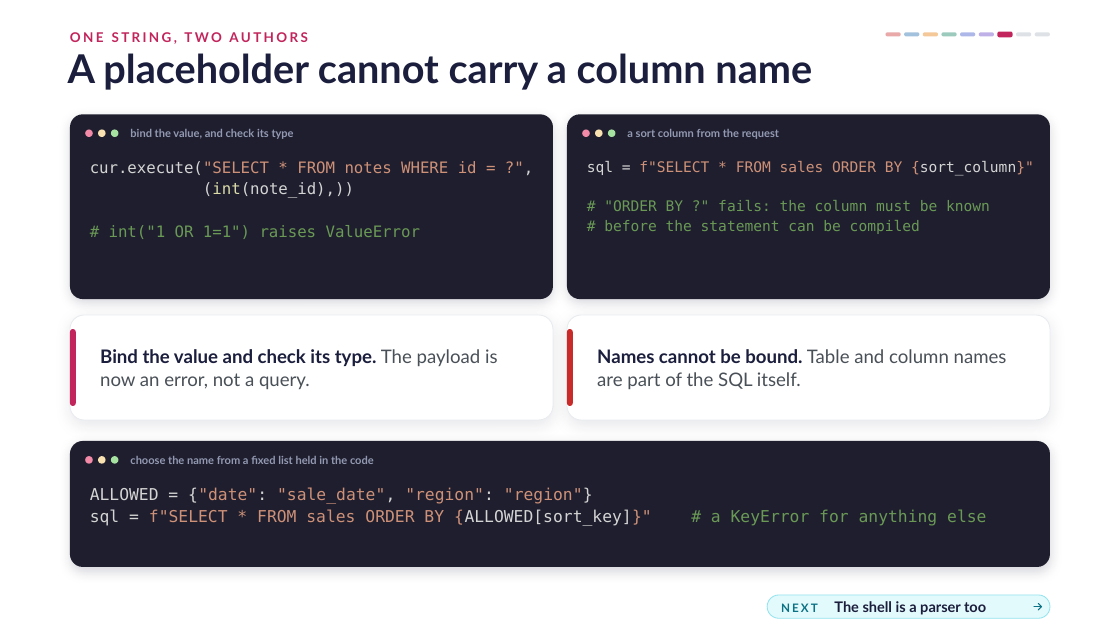
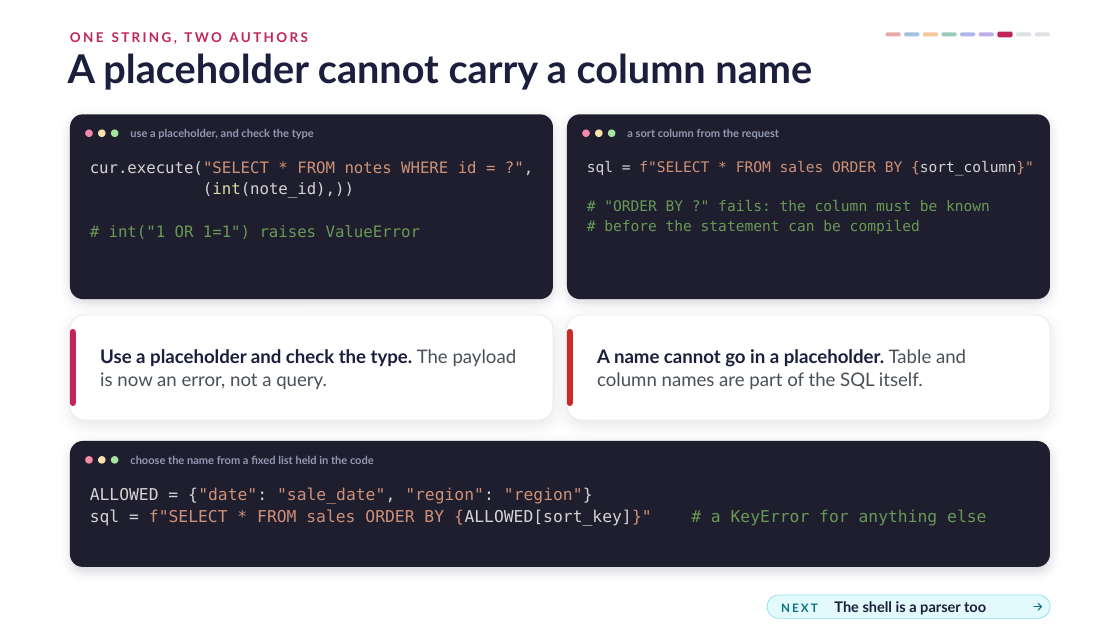
Before and after one commit to danielcregg/ai-assisted-programming, a slide deck: slide 30 of lectures-and-labs/week08/security-lecture.pptx (slide 28 before the commit). Drawn at 1120x630 pixels with LibreOffice and Linux fonts; fonts in the diff are those of the drawing; background and template pictures are left out. Boxes give left, top, right and bottom in pixels: in the first picture for what was removed or moved away, otherwise in the second. Text is boxed around its words. In the diff, an @@ line names an element or a change of style, - is before the commit and + after.

```diff
--- a/lectures-and-labs/week08/security-lecture.pptx
+++ b/lectures-and-labs/week08/security-lecture.pptx
@@ text at <box>130,129,314,139</box>: text changed @@
-bind the value, and check its type
+use a placeholder, and check the type
@@ text at <box>100,349,517,389</box>: text changed @@
-Bind the value and check its type. The payload is now an error, not a query.
+Use a placeholder and check the type. The payload is now an error, not a query.
@@ text at <box>597,349,966,389</box>: text changed @@
-Names cannot be bound. Table and column names are part of the SQL itself.
+A name cannot go in a placeholder. Table and column names are part of the SQL itself.
```
Also in this commit, not shown: 11 other slides changed, 2 slides added, 1 other file.
